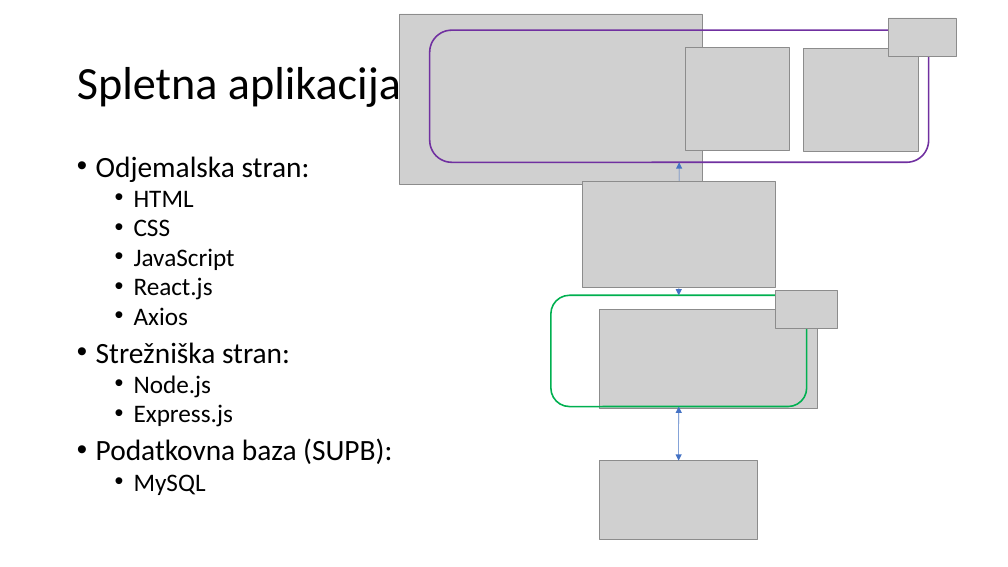
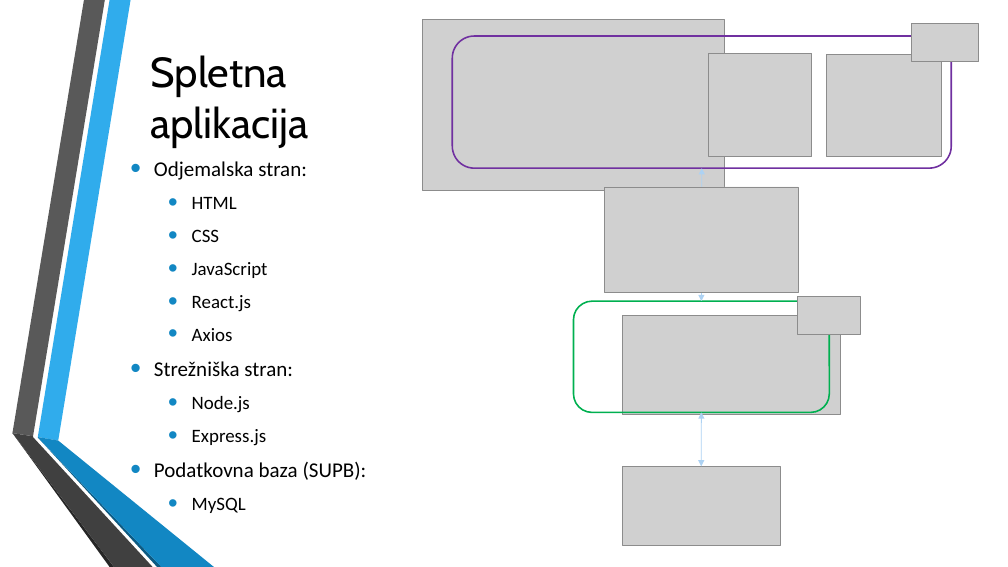
Before and after one commit to rade02/AplikacijaMatura, a slide deck: slide 2 of docs/Informacijski sistem podjetja - matura.pptx. Drawn at 1008x567 pixels with LibreOffice and Linux fonts; fonts in the diff are those of the drawing; grey boxes stand for pictures; background and template pictures are left out. Boxes give left, top, right and bottom in pixels: in the first picture for what was removed or moved away, otherwise in the second. Text is boxed around its words. In the diff, an @@ line names an element or a change of style, - is before the commit and + after.

```diff
--- a/docs/Informacijski sistem podjetja - matura.pptx
+++ b/docs/Informacijski sistem podjetja - matura.pptx
@@ title "Spletna aplikacija": place and size @@
-title "Spletna aplikacija" at <box>77,61,401,111</box>
+title "Spletna aplikacija" at <box>150,55,308,148</box>
@@ title "Spletna aplikacija" at <box>150,55,308,148</box>: size 44 to 40 pt, font Calibri to Cabin; line spacing 0.9 to 1 @@
@@ rectangle added at <box>422,12,979,555</box>, fill #FFFFFF @@
@@ text "Odjemalska stran:": place and size @@
-text "Odjemalska stran:" at <box>96,156,392,495</box>
+text "Odjemalska stran:" at <box>154,161,367,513</box>
@@ text "Odjemalska stran:" at <box>154,161,367,513</box>: size 28 to 20 pt in "Odjemalska stran:", "Strežniška stran:", "Podatkovna baza (SUPB):"; size 24 to 18 pt in "HTML", "CSS", "JavaScript", "React.js" and 4 more places; indent changed; line spacing 0.8 to 1; more space between paragraphs; vertical alignment top to middle @@
@@ double arrow (702, 168) - (702, 301): stroke #4472C4 0.5 pt to #AED2F4 0.75 pt @@
@@ 5 pictures, 2 rounded rectangles, 2 double arrows: place and size @@
-5 pictures, 2 rounded rectangles, 2 double arrows at <box>399,14,919,461</box>
+5 pictures, 2 rounded rectangles, 2 double arrows at <box>422,20,941,467</box>
@@ double arrow (702, 413) - (702, 467): stroke #4472C4 0.5 pt to #AED2F4 0.75 pt @@
@@ group added at <box>12,0,214,567</box>: 6 freeform shapes @@
@@ 3 pictures, 1 rounded rectangle: place and size @@
-3 pictures, 1 rounded rectangle at <box>430,18,957,539</box>
+3 pictures, 1 rounded rectangle at <box>452,23,979,545</box>
```
Also in this commit, not shown: 6 other slides changed.
